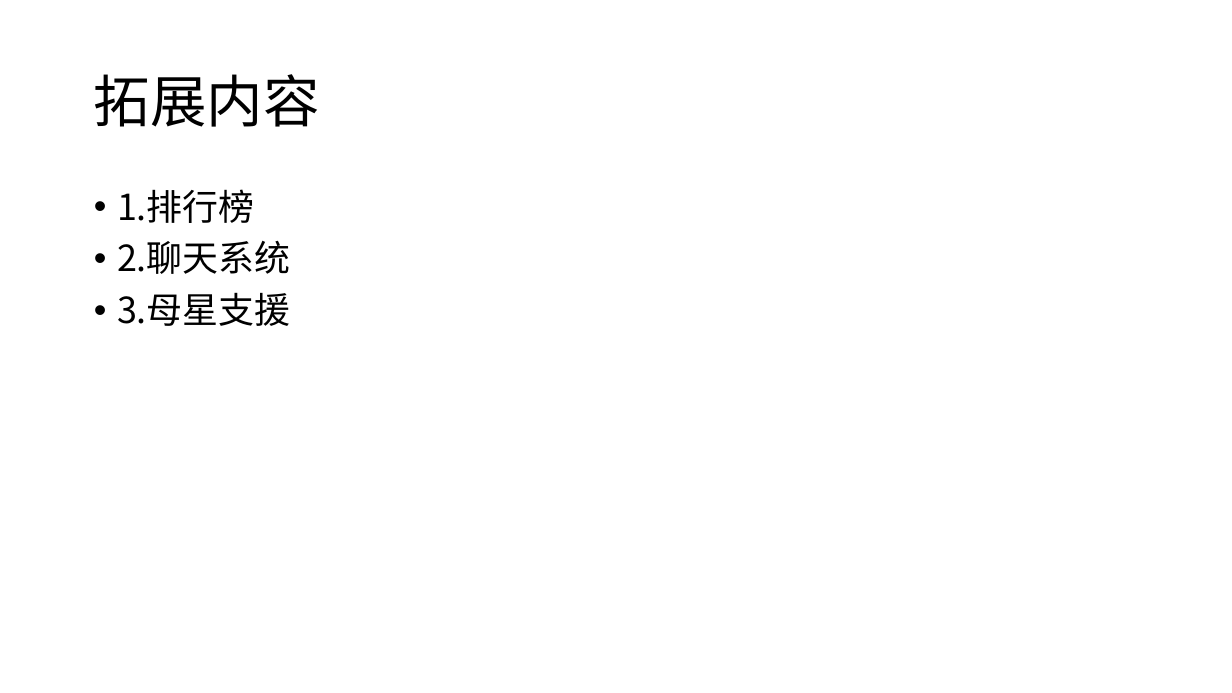
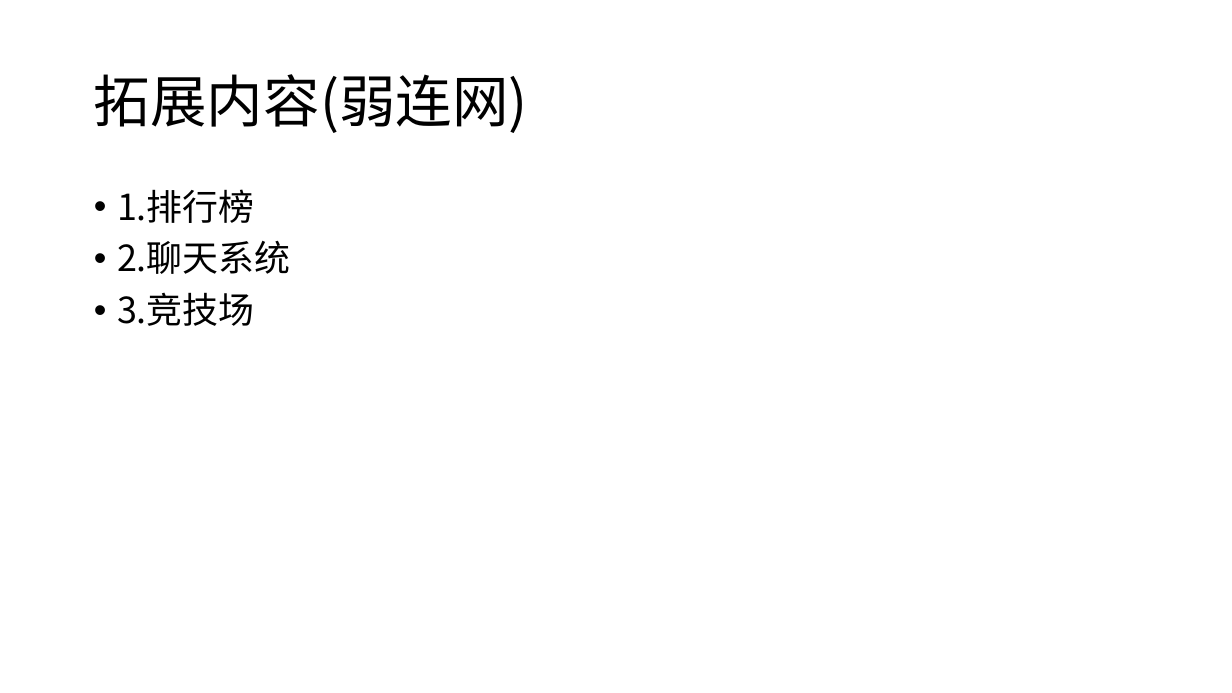
Before and after one commit to qq79402005/td, a slide deck: slide 8 of design/开发文档/GDD/十页说明书.pptx. Drawn at 1232x693 pixels with LibreOffice and Linux fonts; fonts in the diff are those of the drawing. Boxes give left, top, right and bottom in pixels: in the first picture for what was removed or moved away, otherwise in the second. Text is boxed around its words. In the diff, an @@ line names an element or a change of style, - is before the commit and + after.

```diff
--- a/design/开发文档/GDD/十页说明书.pptx
+++ b/design/开发文档/GDD/十页说明书.pptx
@@ title at (x1=94, y1=74, x2=528, y2=133): text changed @@
-拓展内容
+拓展内容(弱连网)
@@ text at (x1=117, y1=292, x2=255, y2=326): text changed @@
-• 3.母星支援
+• 3.竞技场
```
Also in this commit, not shown: 2 other slides changed, 1 other file.
